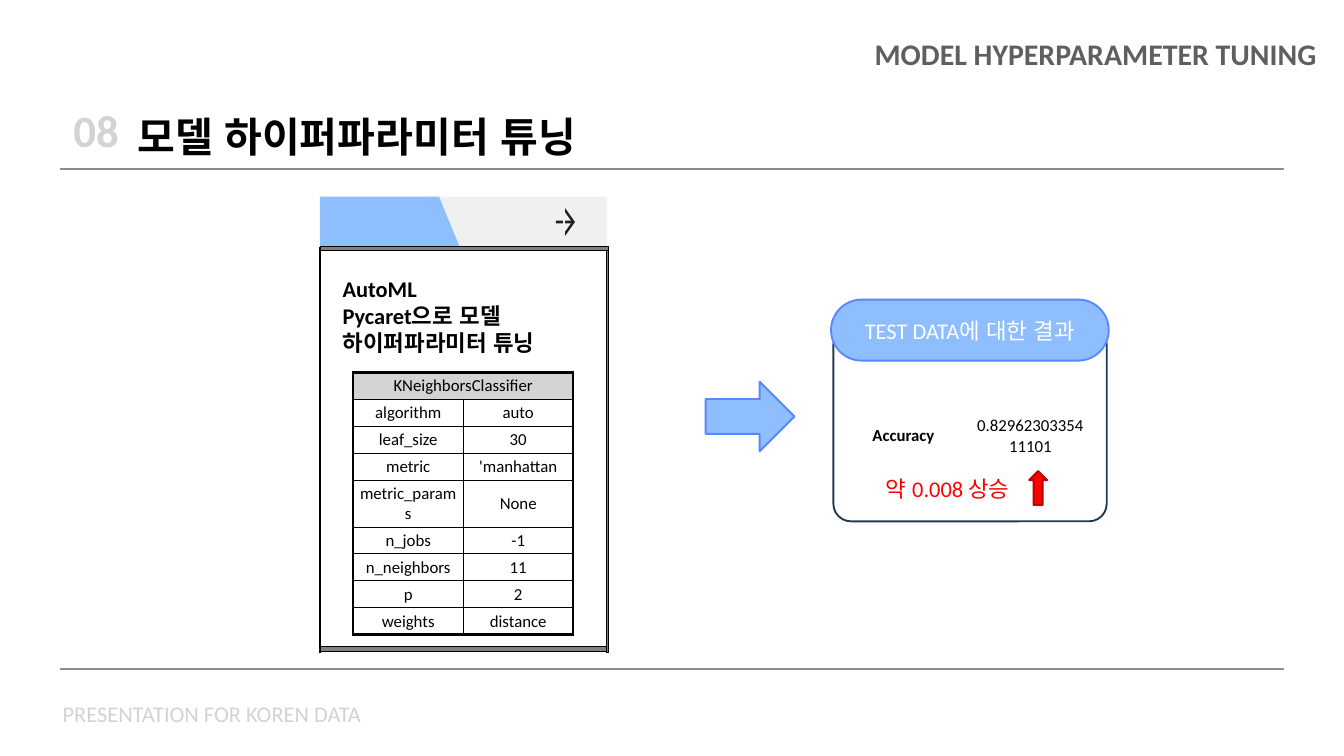
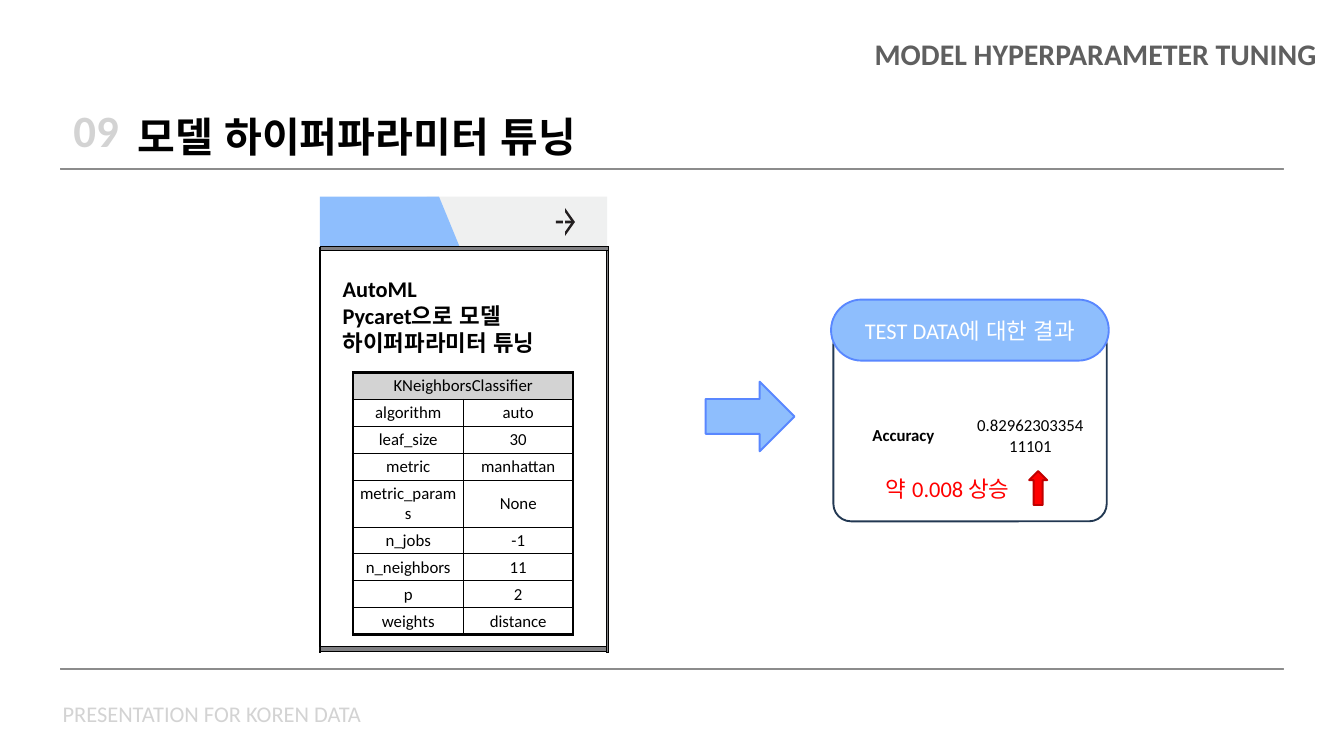
Before and after one commit to chorimgenius/zerooneai_intern, a slide deck: slide 14 of koren/koren_data_presentation.pptx (slide 13 before the commit). Drawn at 1344x756 pixels with LibreOffice and Linux fonts; fonts in the diff are those of the drawing; grey boxes stand for pictures. Boxes give left, top, right and bottom in pixels: in the first picture for what was removed or moved away, otherwise in the second. Text is boxed around its words. In the diff, an @@ line names an element or a change of style, - is before the commit and + after.

```diff
--- a/koren/koren_data_presentation.pptx
+++ b/koren/koren_data_presentation.pptx
@@ table at (62,101,648,162) @@
-row 1, column 1: 08
+row 1, column 1: 09
@@ table at (353,372,574,634) @@
-row 4, column 2: 'manhattan
+row 4, column 2: manhattan
```
Also in this commit, not shown: 13 other slides changed, 1 slide added, 1 other file.
